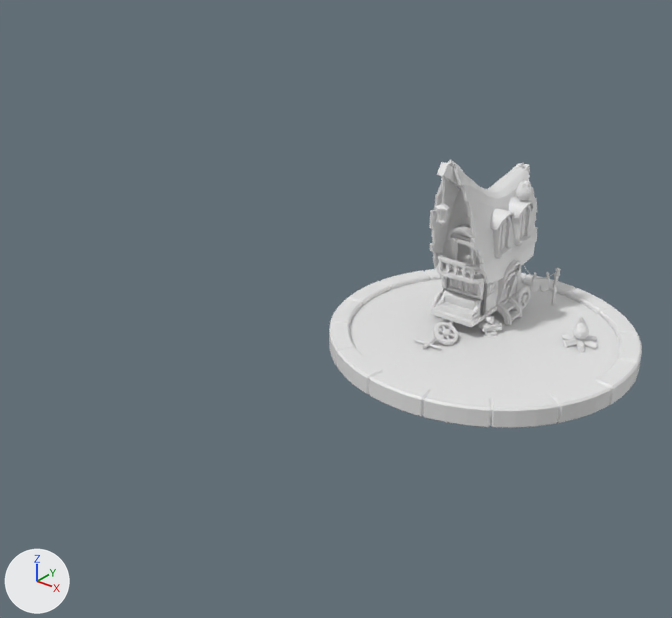
Two versions of the Blender file untitled.blend, one commit apart.
Both versions are drawn from a 50 mm camera at (9.95, -17.76, 10.28) aimed at (0.16, -5.52, 2.69). Lighting does not change. The marker at lower left points along +X, +Y and +Z.
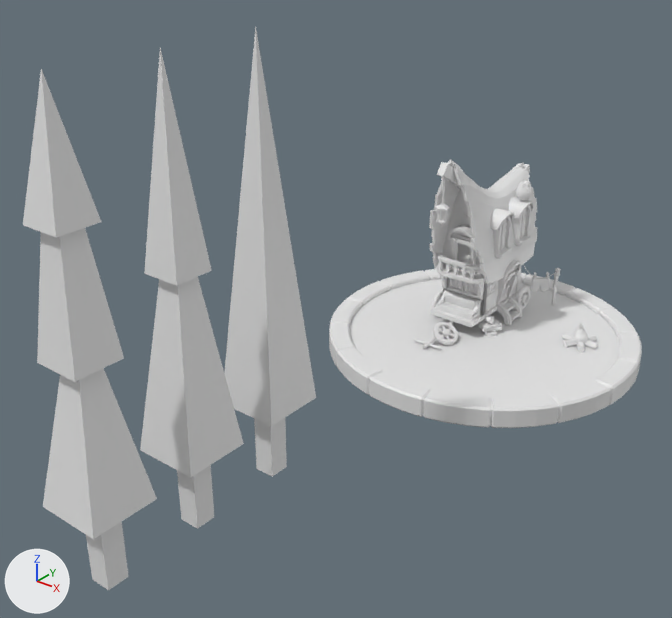
Boxes [x1, y1, x2, y2] around the edits, measured in the pictures (672 x 618 px):
```json
{"object": "Cube.070", "change": "added", "after": [23, 69, 157, 590]}
{"object": "Cube.071", "change": "added", "after": [140, 48, 244, 529]}
{"object": "Cube.072", "change": "added", "after": [224, 26, 316, 477]}
{"object": "Icosphere", "change": "moved", "before": [573, 317, 589, 340], "after": [572, 323, 588, 345]}
```

The change, as JSON lines over the scene's bpy script:
```json
{"op": "add", "block": "me_cube_073", "code": ["me_cube_073 = bpy.data.meshes.new('Cube.073')", "me_cube_073.from_pydata(...)  # 21 vertices, 21 faces; spans x -3.0..3.0, y -3.0..3.0, z 0.0..36.6"]}
{"op": "add", "block": "me_cube_072", "code": ["me_cube_072 = bpy.data.meshes.new('Cube.072')", "me_cube_072.from_pydata(...)  # 13 vertices, 13 faces; spans x -3.0..3.0, y -3.0..3.0, z 0.0..36.8"]}
{"op": "add", "block": "me_cube_070", "code": ["me_cube_070 = bpy.data.meshes.new('Cube.070')", "me_cube_070.from_pydata(...)  # 29 vertices, 29 faces; spans x -3.0..3.0, y -3.0..3.0, z 0.0..36.6"]}
{"op": "set", "path": "ob_icosphere.location", "old": "(2.59, 0.26, 0.67)", "new": "(2.59, 0.26, 0.51)"}
{"op": "add", "block": "ob_cube_071", "code": ["ob_cube_071 = bpy.data.objects.new('Cube.071', me_cube_073)", "ob_cube_071.location = (0.0, -9.14, 0.0)", "ob_cube_071.scale = (0.2, 0.2, 0.218)"]}
{"op": "add", "block": "ob_cube_072", "code": ["ob_cube_072 = bpy.data.objects.new('Cube.072', me_cube_072)", "ob_cube_072.location = (0.0, -7.25, 0.0)", "ob_cube_072.scale = (0.2, 0.2, 0.218)"]}
{"op": "add", "block": "ob_cube_070", "code": ["ob_cube_070 = bpy.data.objects.new('Cube.070', me_cube_070)", "ob_cube_070.location = (0.0, -11.04, 0.0)", "ob_cube_070.scale = (0.2, 0.2, 0.218)"]}
```
